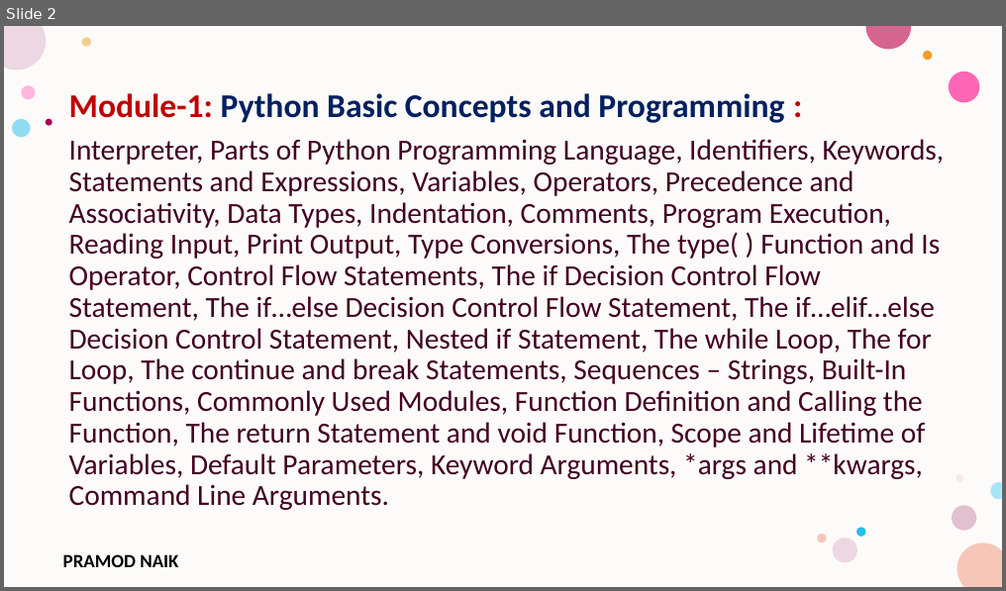
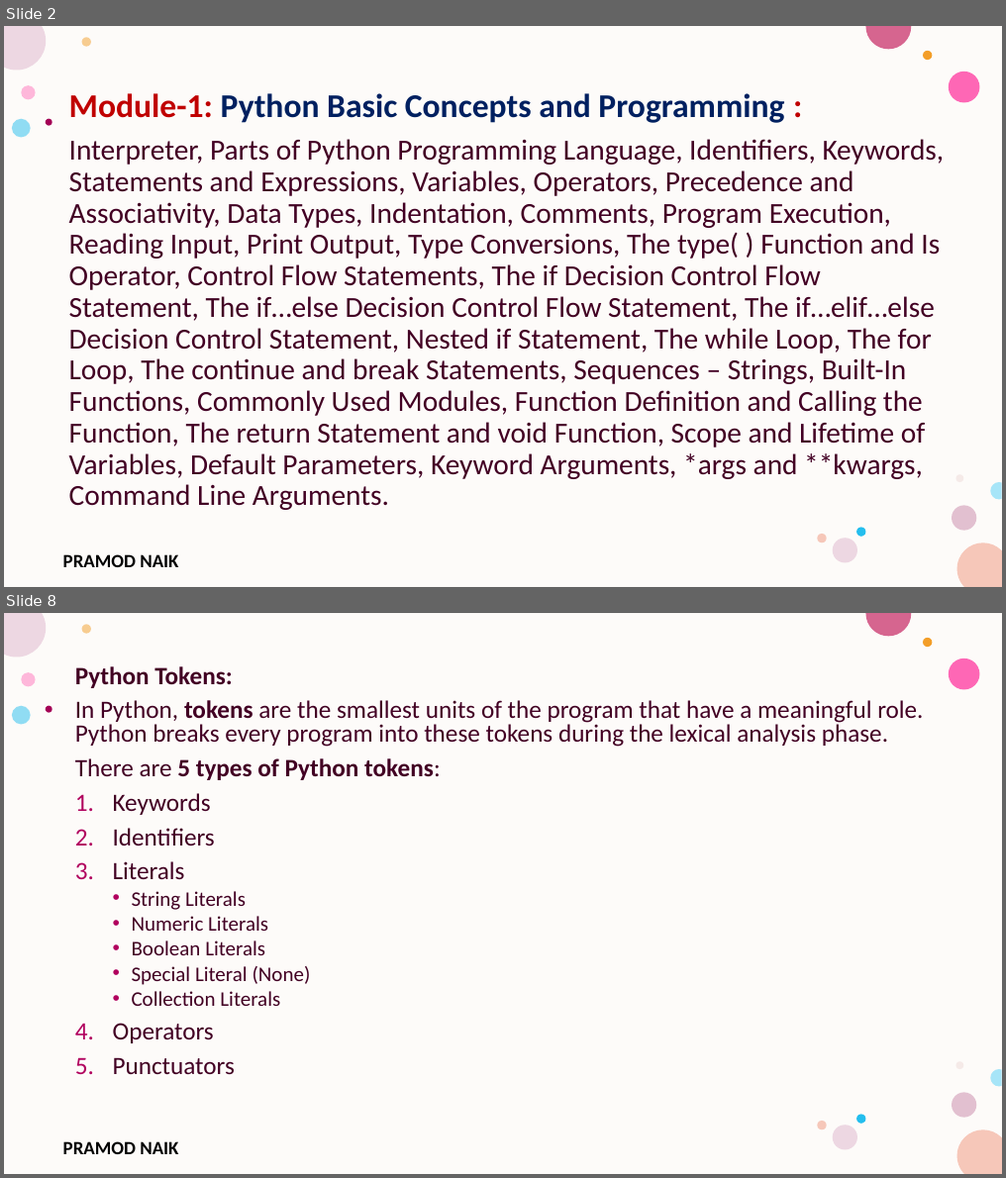
Before and after one commit to PRAMOD-VISHNU-NAIK/MCA-4th-Sem-Python-Shridevi-College, a slide deck: Theory Class-Notes/Module-1 Python Basic Concepts and Programming.pptx. Shown one above the other, each under a label of ours: slide 2 before the commit, slides 2 and 8 after it; the slides between them are not shown. The pictures are 1006x591 and 1006x1178 pixels, drawn with LibreOffice and Linux fonts; fonts in the diff are those of the drawing; background and template pictures are left out. Boxes give left, top, right and bottom in pixels: in the first picture for what was removed or moved away, otherwise in the second. Text is boxed around its words. In the diff, an @@ line names an element or a change of style, - is before the commit and + after.

```diff
--- a/Theory Class-Notes/Module-1 Python Basic Concepts and Programming.pptx
+++ b/Theory Class-Notes/Module-1 Python Basic Concepts and Programming.pptx
@@ slide 8 added at <box>4,613,1002,1174</box>, background #FFFFFF; not listed: 17 template elements that a slide beside it also shows @@
@@ text added at <box>75,666,923,1075</box>, 24 pt, text #420023 @@
+Python Tokens:
+In Python, tokens are the smallest units of the program that have a meaningful role. Python breaks every program into these tokens during the lexical analysis phase.
+There are 5 types of Python tokens:
+1. Keywords
+2. Identifiers
+3. Literals
+  • String Literals
+  • Numeric Literals
+  • Boolean Literals
+  • Special Literal (None)
+  • Collection Literals
+4. Operators
+5. Punctuators
```
Also in this commit, not shown: 16 other slides added.
